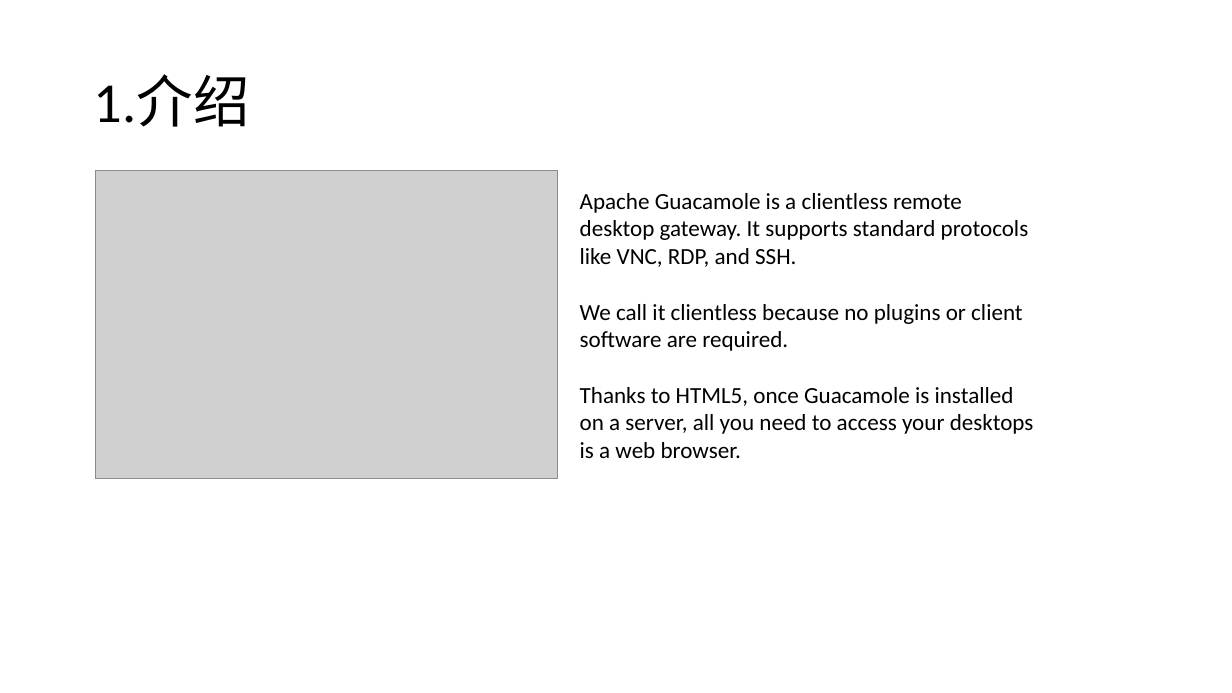
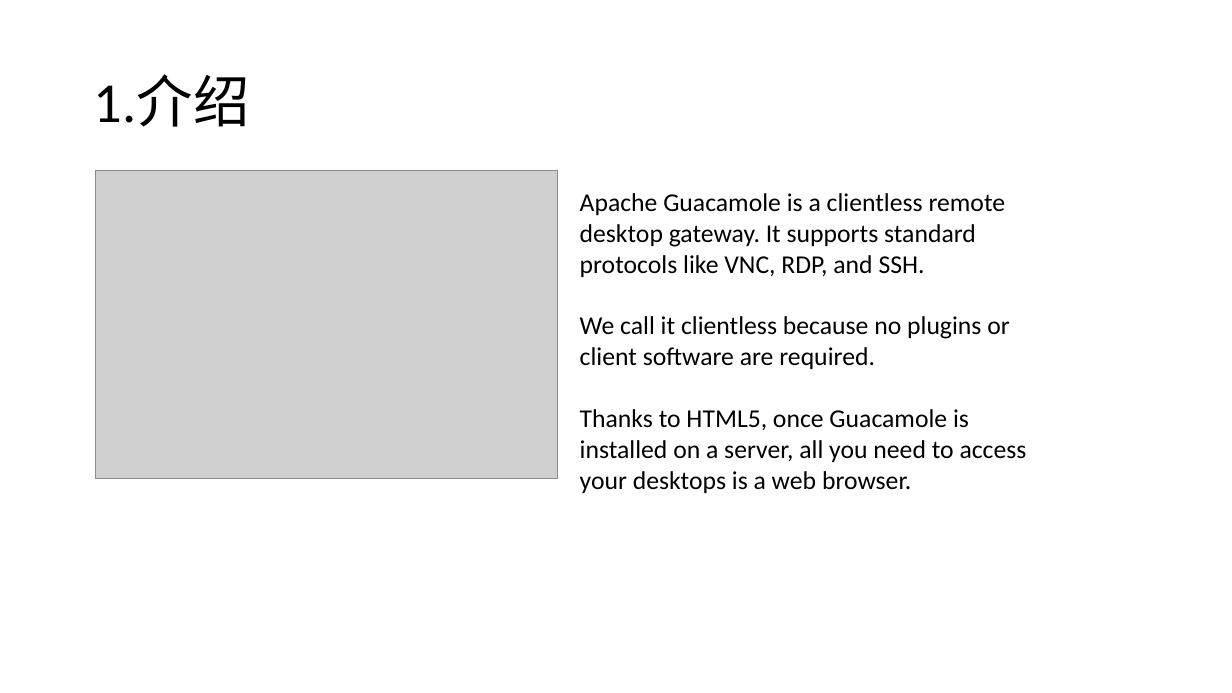
Before and after one commit to caojian123/ppt, a slide deck: slide 2 of guacamole 介绍.pptx. Drawn at 1232x693 pixels with LibreOffice and Linux fonts; fonts in the diff are those of the drawing; grey boxes stand for pictures. Boxes give left, top, right and bottom in pixels: in the first picture for what was removed or moved away, otherwise in the second. Text is boxed around its words. In the diff, an @@ line names an element or a change of style, - is before the commit and + after.

```diff
--- a/guacamole 介绍.pptx
+++ b/guacamole 介绍.pptx
@@ text "Apache Guacamole is a clientless ..." at box(580, 193, 1027, 493): size 18 to 20 pt @@
```
Also in this commit, not shown: 2 other slides changed, 11 slides added, 1 slide removed.
